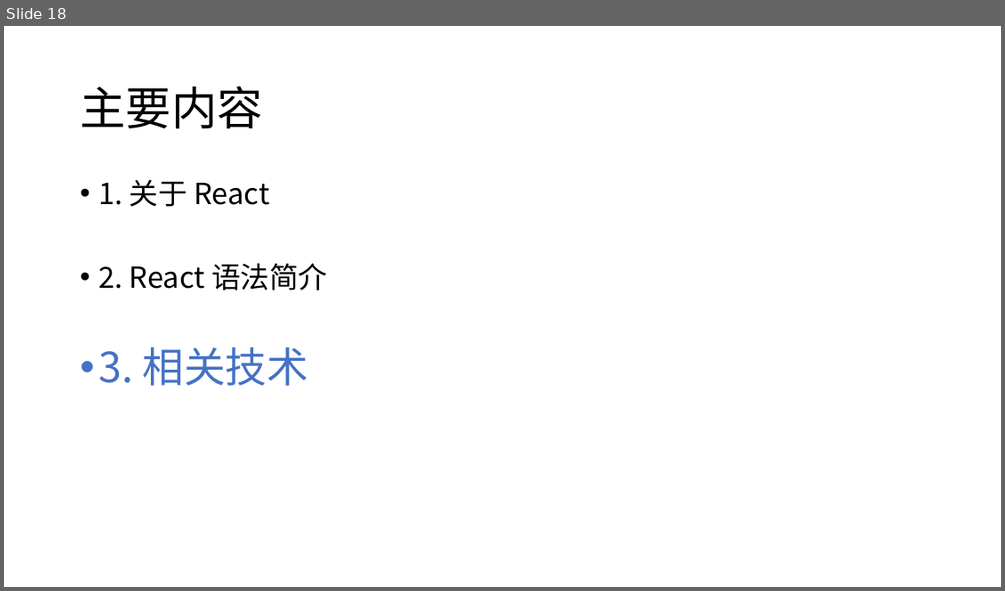
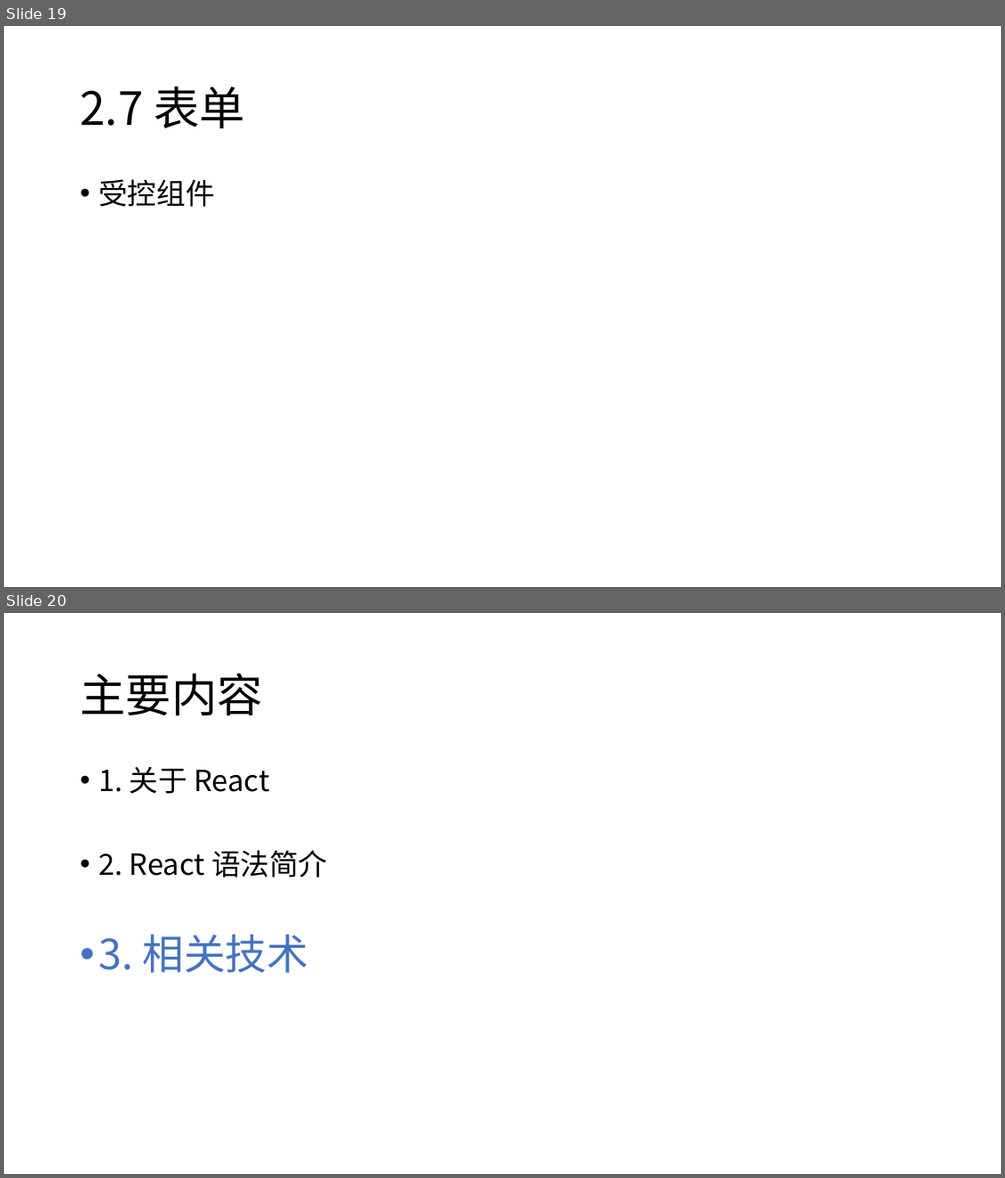
Before and after one commit to Zettat123/react_tutorial, a slide deck: slides/React 入门.pptx. Shown one above the other, each under a label of ours: slide 18 before the commit, slides 19 and 20 after it. The pictures are 1005x591 and 1005x1178 pixels, drawn with LibreOffice and Linux fonts; fonts in the diff are those of the drawing. Boxes give left, top, right and bottom in pixels: in the first picture for what was removed or moved away, otherwise in the second. Text is boxed around its words. In the diff, an @@ line names an element or a change of style, - is before the commit and + after.

```diff
--- a/slides/React 入门.pptx
+++ b/slides/React 入门.pptx
@@ slide 19 added at (x1=4, y1=26, x2=1001, y2=587), background #FFFFFF @@
@@ title added at (x1=80, y1=87, x2=245, y2=128), 44 pt, text #000000 @@
+2.7 表单
@@ text added at (x1=98, y1=179, x2=215, y2=207), 28 pt, text #000000 @@
+• 受控组件
@@ what was slide 18 is now slide 20 @@
```
Also in this commit, not shown: 2 other slides added, 1 slide removed, 16 other files.
